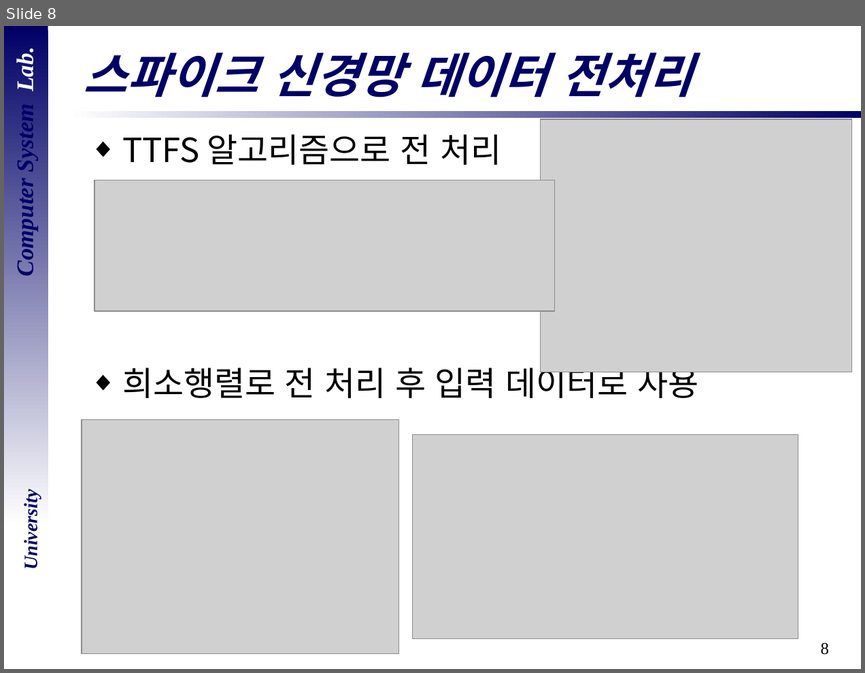
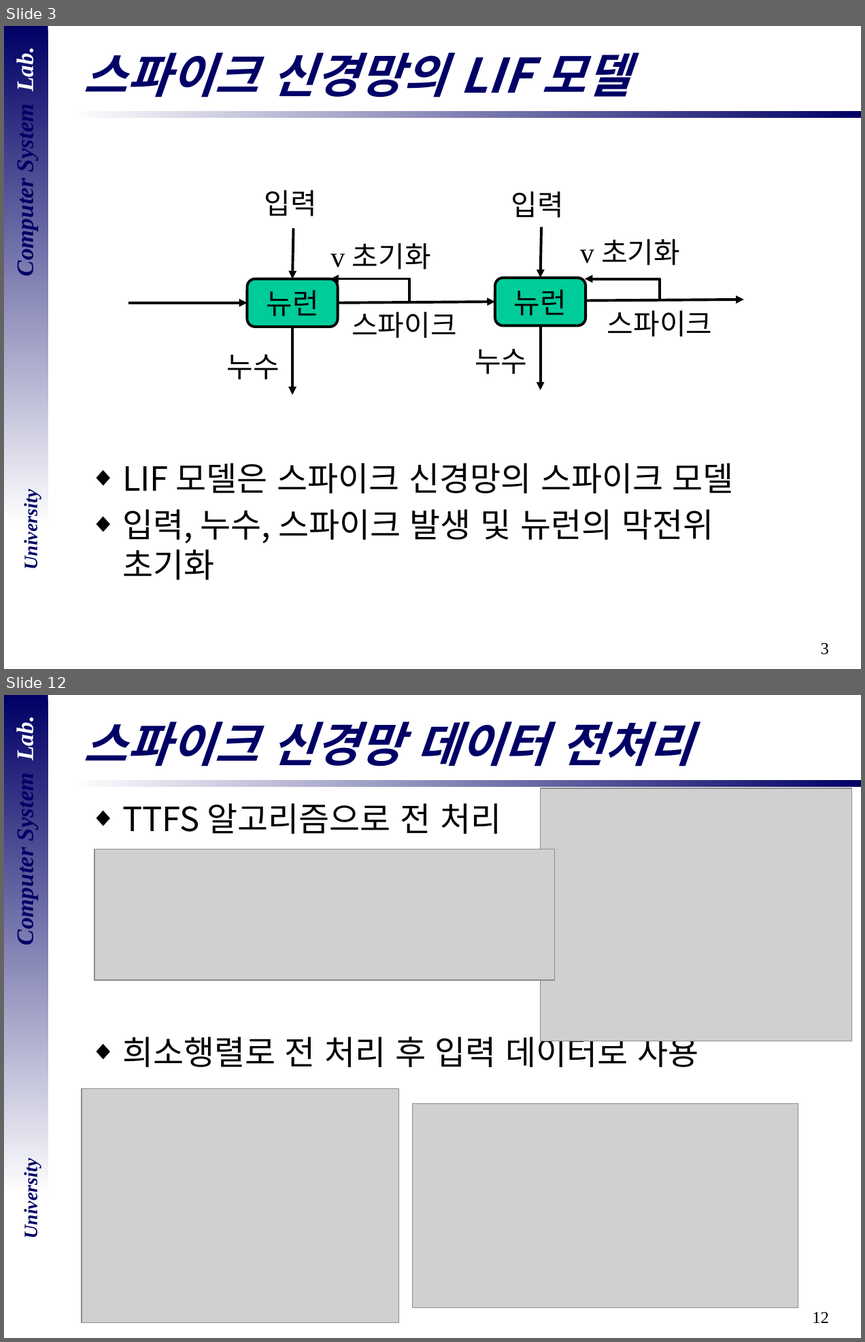
Before and after one commit to DevelopLee20/SNN, a slide deck: cs semina/졸업 논문 심사.pptx. Shown one above the other, each under a label of ours: slide 8 before the commit, slides 3 and 12 after it; the slides between them are not shown. The pictures are 865x673 and 865x1342 pixels, drawn with LibreOffice and Linux fonts; fonts in the diff are those of the drawing; grey boxes stand for pictures; background and template pictures are left out. Boxes give left, top, right and bottom in pixels: in the first picture for what was removed or moved away, otherwise in the second. Text is boxed around its words. In the diff, an @@ line names an element or a change of style, - is before the commit and + after.

```diff
--- a/cs semina/졸업 논문 심사.pptx
+++ b/cs semina/졸업 논문 심사.pptx
@@ slide 3 added at <box>4,26,861,669</box>, background #FFFFFF; not listed: 5 template elements that a slide beside it also shows @@
@@ title added at <box>84,53,630,97</box>, 40 pt, text #000066, bold, italic @@
+스파이크 신경망의 LIF 모델
@@ group added at <box>129,190,743,395</box>: 8 texts, 7 arrows, 2 rounded rectangles, 2 elbow arrows @@
+뉴런
+입력
+누수
+뉴런
+스파이크
+v 초기화
+입력
+v 초기화
+스파이크
+누수
@@ text added at <box>122,463,734,580</box>, 28 pt, text #000000 @@
+◆ LIF 모델은 스파이크 신경망의 스파이크 모델
+◆ 입력, 누수, 스파이크 발생 및 뉴런의 막전위
+  초기화
@@ what was slide 8 is now slide 12 @@
@@ page number at <box>812,1311,829,1323</box>: text changed @@
-8
+12
```
Also in this commit, not shown: 8 slides changed, 16 other slides added, 1 slide removed.
